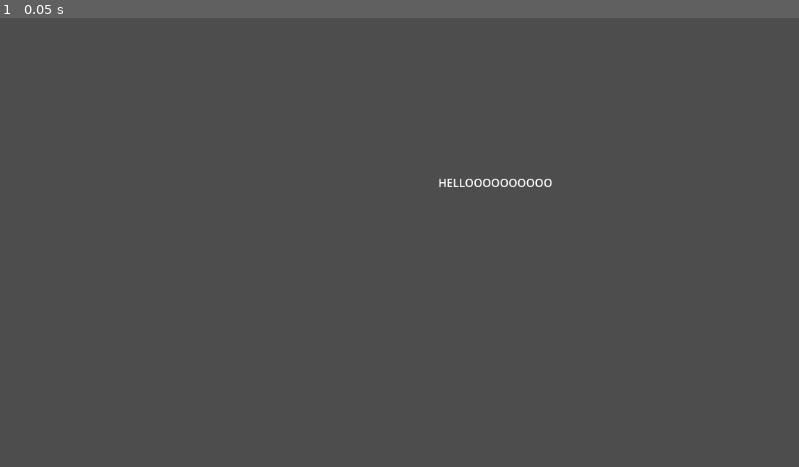
Above: before the commit, frame 1.
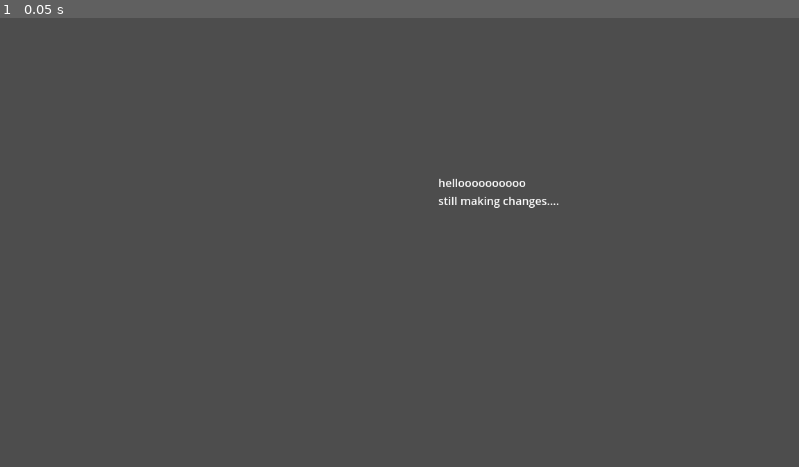
Above: after the commit, the same moment.

Repository: MrsAlblas/Godot4-AnotherGame
Game: Godot game, scene res://node_2d.tscn
Same seed, same stepped clock (60 frames per second), same inputs: the game is played once before the commit and once after it.
Inputs:
- Up to frame 1 (0.05 s): no input

The runs differ from the first frame. In frame 1, 0.3% of the frame differs, in the area x 54-70%, y 35-43%.

Commit message:
made a few more changes....

Diff:
--- a/node_2d.tscn
+++ b/node_2d.tscn
@@ -7,5 +7,5 @@
 offset_top = 226.0
 offset_right = 759.0
 offset_bottom = 249.0
-text = "helloooooooooo"
-uppercase = true
+text = "helloooooooooo
+still making changes...."
